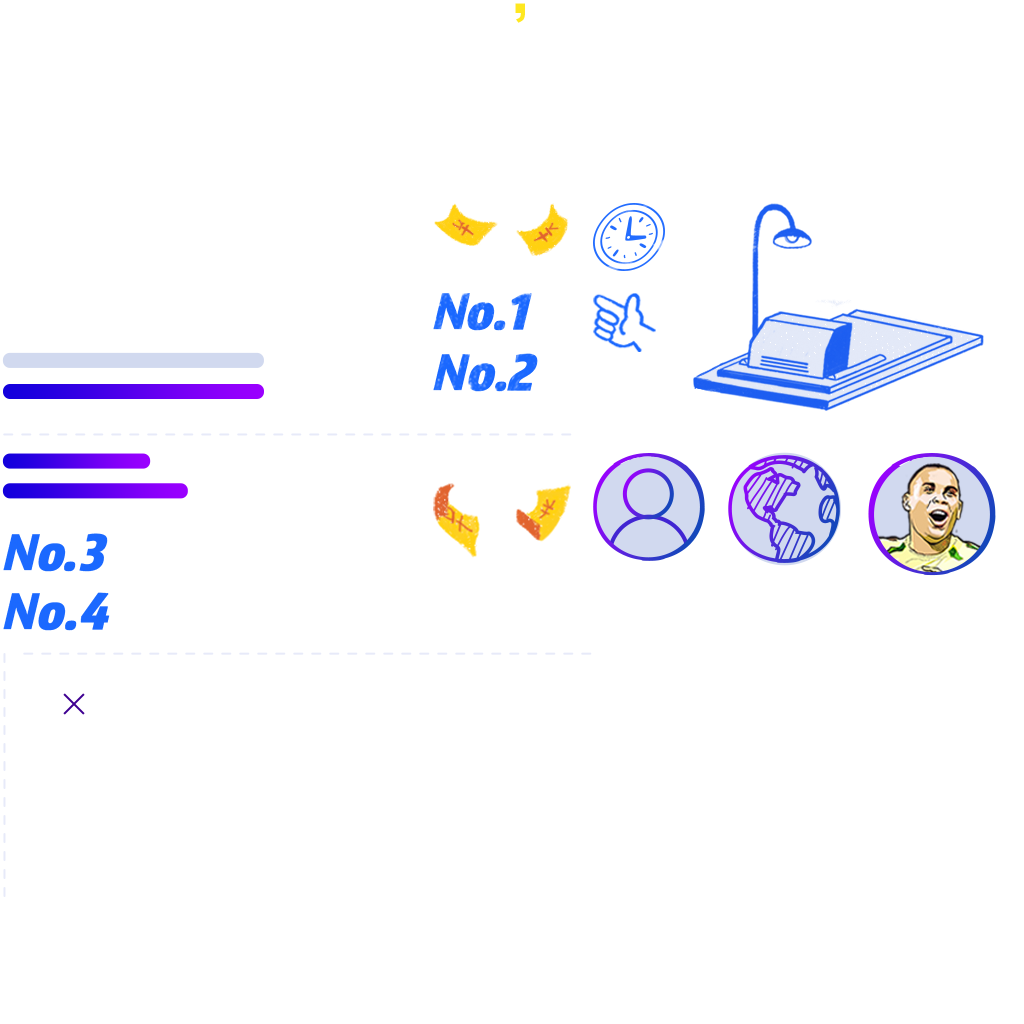
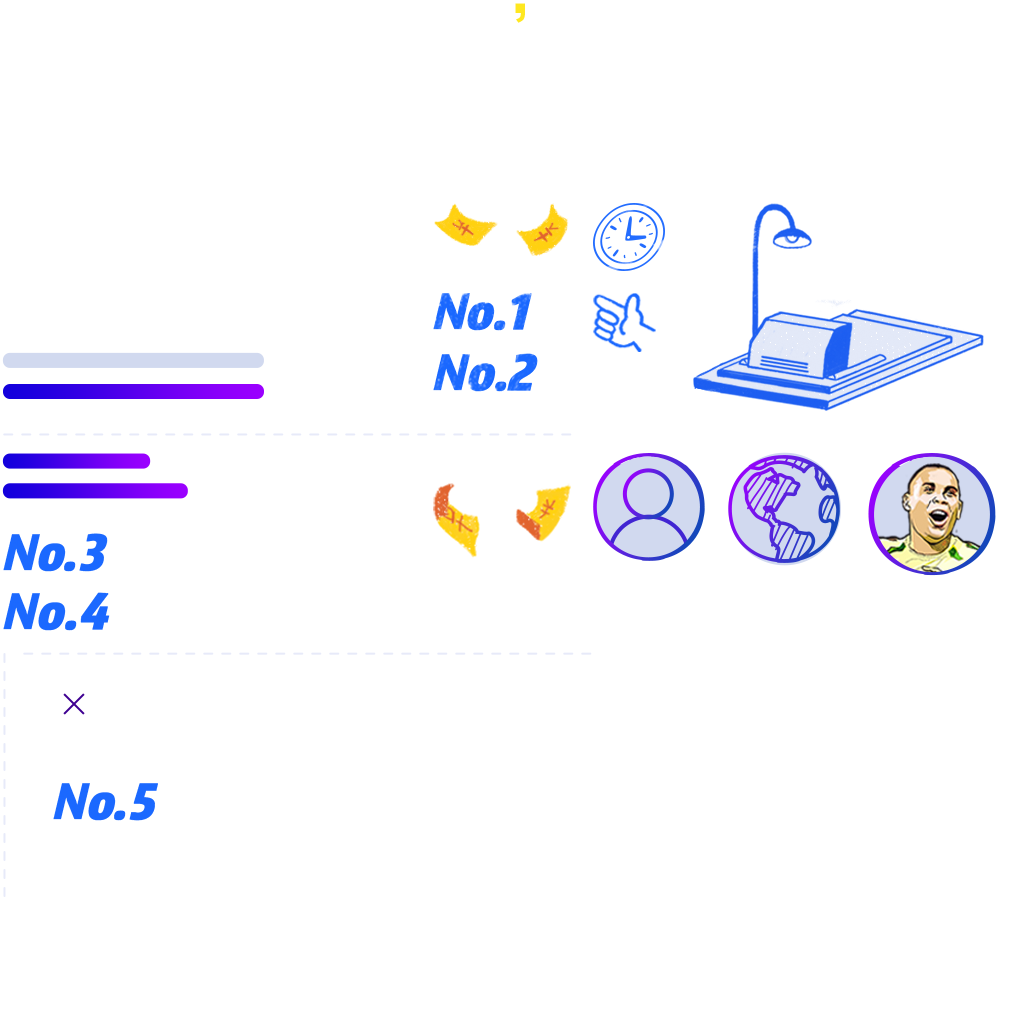
Layer changes from the first 1024 × 1024 image to the second:
added layer "no.5" above "长按" over [53, 783, 158, 821]
